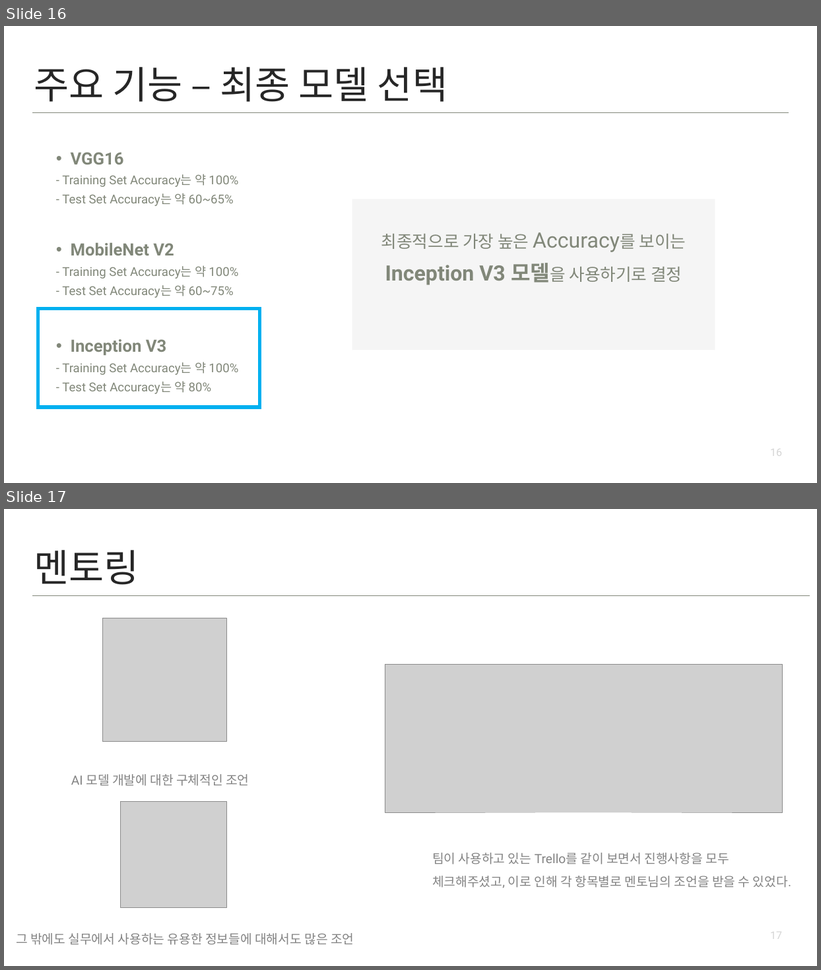
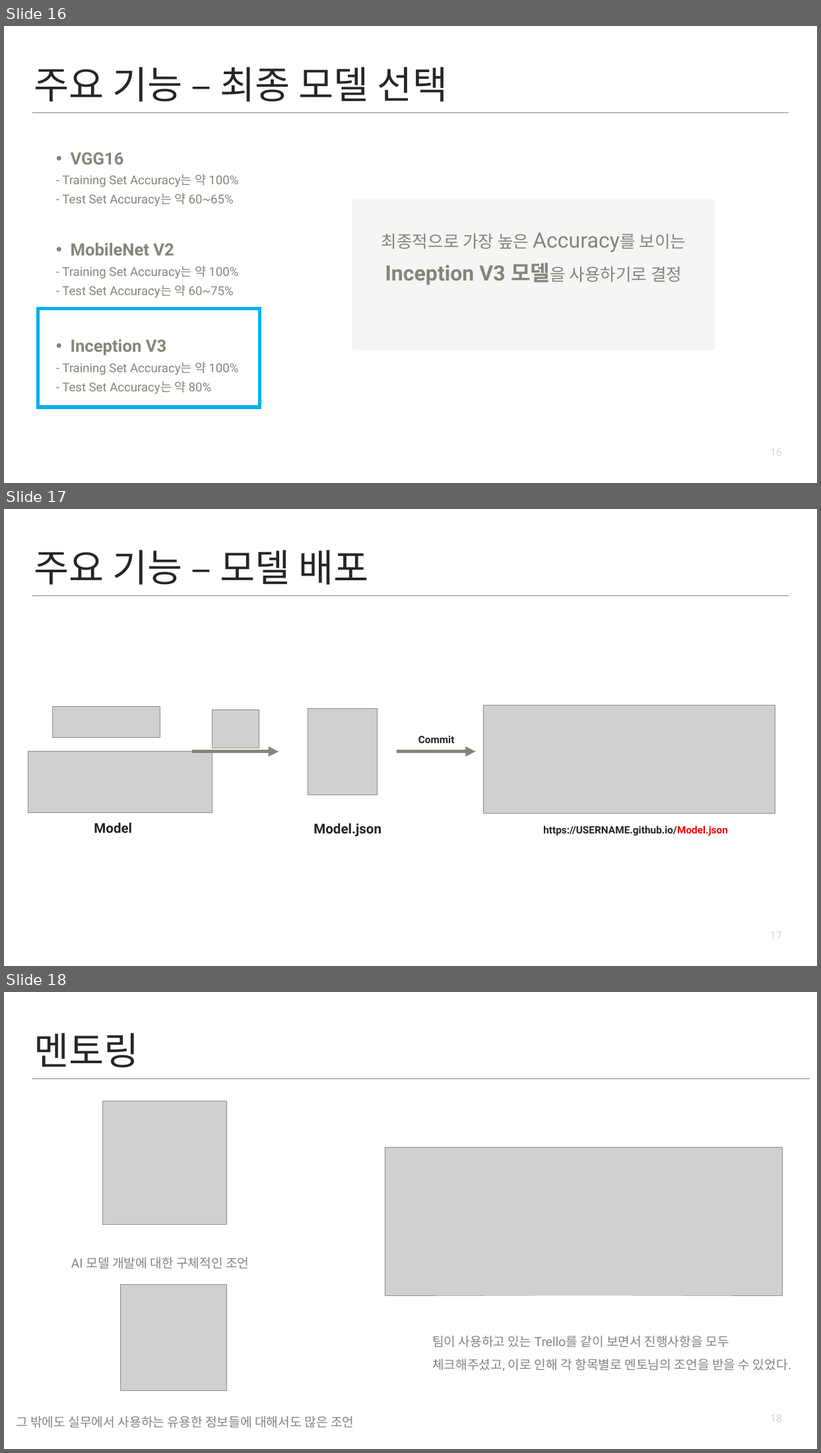
Before and after one commit to kookmin-sw/capstone-2021-14, a slide deck: docs/Capstone-team14-presentation.pptx. Shown one above the other, each under a label of ours: slides 16 and 17 before the commit, slides 16, 17 and 18 after it. The pictures are 821x970 and 821x1453 pixels, drawn with LibreOffice and Linux fonts; fonts in the diff are those of the drawing; grey boxes stand for pictures. Boxes give left, top, right and bottom in pixels: in the first picture for what was removed or moved away, otherwise in the second. Text is boxed around its words. In the diff, an @@ line names an element or a change of style, - is before the commit and + after.

Commit message:
수정/docs : ppt 18p 추가

```diff
--- a/docs/Capstone-team14-presentation.pptx
+++ b/docs/Capstone-team14-presentation.pptx
@@ slide 17 added at (4,509,817,966), background #FFFFFF @@
@@ title added at (34,550,369,585), 90 pt, text #262626 @@
+주요 기능 – 모델 배포
@@ line added from (32, 596) to (789, 596), #818779 2 pt @@
@@ picture added at (52,706,160,737) @@
@@ picture added at (483,705,775,813) @@
@@ picture added at (213,710,259,749) @@
@@ picture added at (308,709,377,795) @@
@@ text added at (418,735,455,743), 24 pt, text #232323, bold @@
+Commit
@@ picture added at (28,751,213,813) @@
@@ arrow added from (192, 752) to (279, 752), #818779 8 pt @@
@@ arrow added from (397, 752) to (476, 752), #818779 8 pt @@
@@ text added at (94,823,132,833), 32 pt, text #232323, bold @@
+Model
@@ text added at (314,823,382,837), 32 pt, text #232323, bold @@
+Model.json
@@ text added at (543,826,728,836), 24 pt, text #232323, bold @@
+https://USERNAME.github.io/Model.json
@@ page number added at (770,932,782,939), 25 pt, text #D5D5D5 @@
+17
@@ what was slide 17 is now slide 18 @@
@@ page number at (770,1415,782,1422): text changed @@
-17
+18
```
Also in this commit, not shown: 2 other files.
